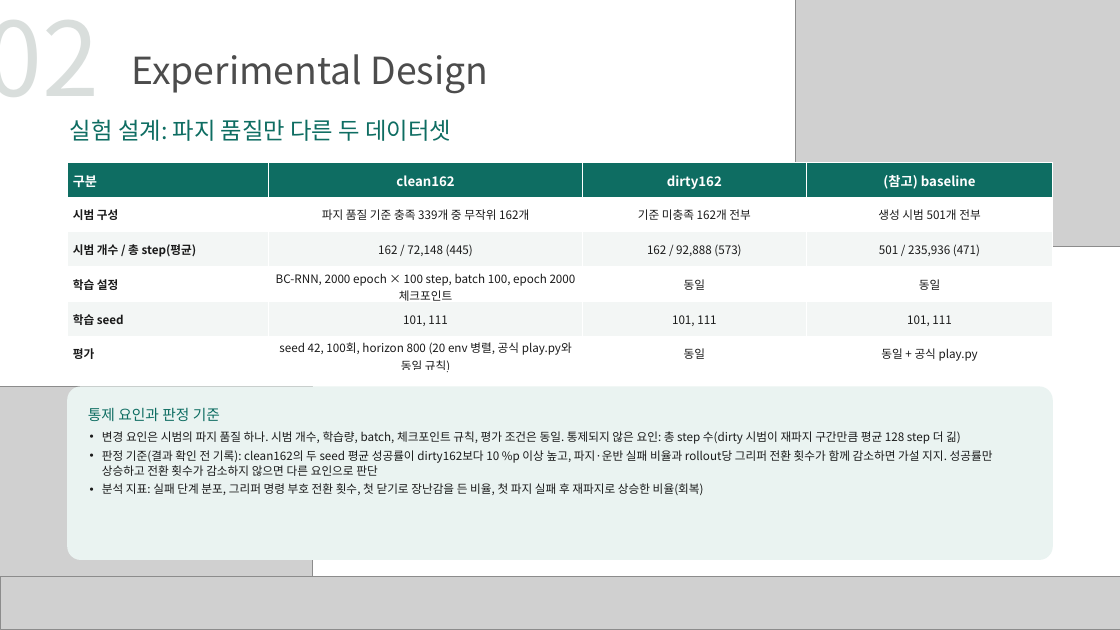
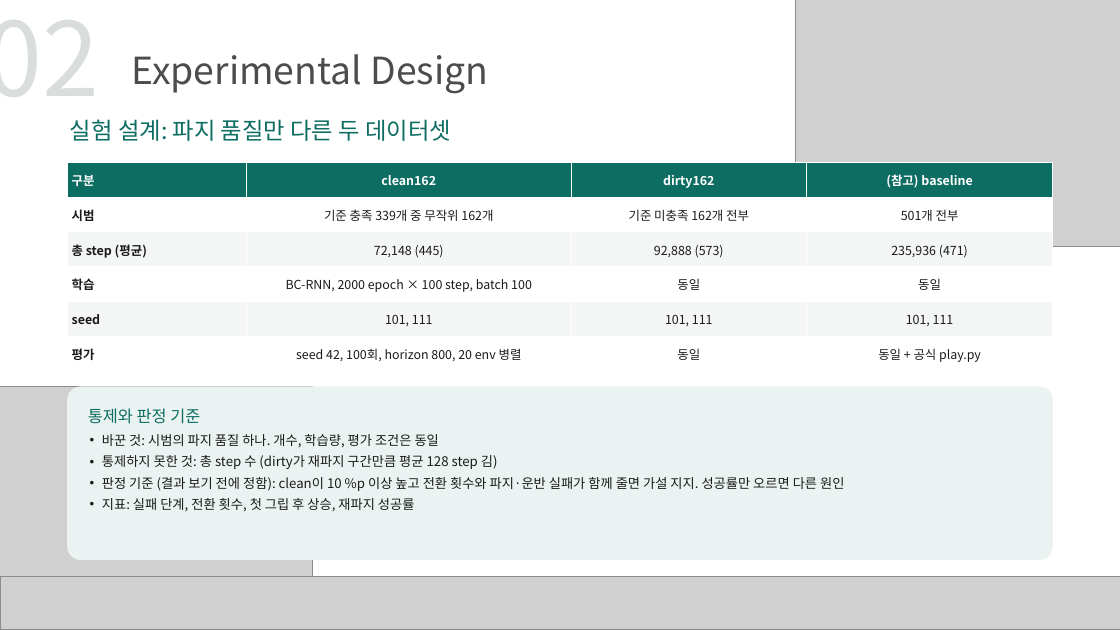
Before and after one commit to Epinephrine00/roboticsSim_1103work_team9, a slide deck: slide 6 of analysis/로보틱스시뮬레이션_과제2_9조.pptx. Drawn at 1120x630 pixels with LibreOffice and Linux fonts; fonts in the diff are those of the drawing; grey boxes stand for pictures. Boxes give left, top, right and bottom in pixels: in the first picture for what was removed or moved away, otherwise in the second. Text is boxed around its words. In the diff, an @@ line names an element or a change of style, - is before the commit and + after.

Commit message:
발표 자료 수정: 지표 이름 정리, 글자 크기 상향, 표 열 너비 조정
- 결과 표의 지표 이름을 정의와 함께 적음(첫 그립 후 상승, 재파지 성공률, 재파지 후 성공 / 전체 성공, 그리퍼 여닫기 횟수)
- 본문 17 pt, 표 15 pt로 상향, 결과 표 열 너비 조정, '감사합니다' 장을 부록 앞으로
- README와 분석 노트에 발표 자료와 노트 사이 용어 대응 추가
- 수치와 결론은 변경 없음

```diff
--- a/analysis/로보틱스시뮬레이션_과제2_9조.pptx
+++ b/analysis/로보틱스시뮬레이션_과제2_9조.pptx
@@ table at (67,162,1053,371) @@
-row 2: 시범 구성 | 파지 품질 기준 충족 339개 중 무작위 162개 | 기준 미충족 162개 전부 | 생성 시범 501개 전부
+row 2: 시범 | 기준 충족 339개 중 무작위 162개 | 기준 미충족 162개 전부 | 501개 전부
-row 3: 시범 개수 / 총 step(평균) | 162 / 72,148 (445) | 162 / 92,888 (573) | 501 / 235,936 (471)
+row 3: 총 step (평균) | 72,148 (445) | 92,888 (573) | 235,936 (471)
-row 4, column 1: 학습 설정
+row 4, column 1: 학습
-row 4, column 2: BC-RNN, 2000 epoch × 100 step, batch 100, epoch 2000 체크포인트
+row 4, column 2: BC-RNN, 2000 epoch × 100 step, batch 100
-row 5, column 1: 학습 seed
+row 5, column 1: seed
-row 6, column 2: seed 42, 100회, horizon 800 (20 env 병렬, 공식 play.py와 동일 규칙)
+row 6, column 2: seed 42, 100회, horizon 800, 20 env 병렬
@@ size 17 to 16 pt in "구분", "clean162", "dirty162", "(참고) baseline" @@
@@ size 15 to 16 pt in "기준 미충족 162개 전부", "동일", "동일", "101, 111" and 5 more places @@
@@ text in rounded rectangle at (88,408,844,512): text changed; size 15 to 17 pt @@
-통제 요인과 판정 기준
-• 변경 요인은 시범의 파지 품질 하나. 시범 개수, 학습량, batch, 체크포인트 규칙, 평가 조건은 동일. 통제되지 않은 요인: 총 step 수(dirty 시범이 재파지 구간만큼 평균 128 step 더 긺)
-• 판정 기준(결과 확인 전 기록): clean162의 두 seed 평균 성공률이 dirty162보다 10 %p 이상 높고, 파지·운반 실패 비율과 rollout당 그리퍼 전환 횟수가 함께 감소하면 가설 지지. 성공률만 상승하고 전환 횟수가 감소하지 않으면 다른 요인으로 판단
-• 분석 지표: 실패 단계 분포, 그리퍼 명령 부호 전환 횟수, 첫 닫기로 장난감을 든 비율, 첫 파지 실패 후 재파지로 상승한 비율(회복)
+통제와 판정 기준
+• 바꾼 것: 시범의 파지 품질 하나. 개수, 학습량, 평가 조건은 동일
+• 통제하지 못한 것: 총 step 수 (dirty가 재파지 구간만큼 평균 128 step 김)
+• 판정 기준 (결과 보기 전에 정함): clean이 10 %p 이상 높고 전환 횟수와 파지·운반 실패가 함께 줄면 가설 지지. 성공률만 오르면 다른 원인
+• 지표: 실패 단계, 전환 횟수, 첫 그립 후 상승, 재파지 성공률
```
Also in this commit, not shown: 9 other slides changed, 3 other files.
